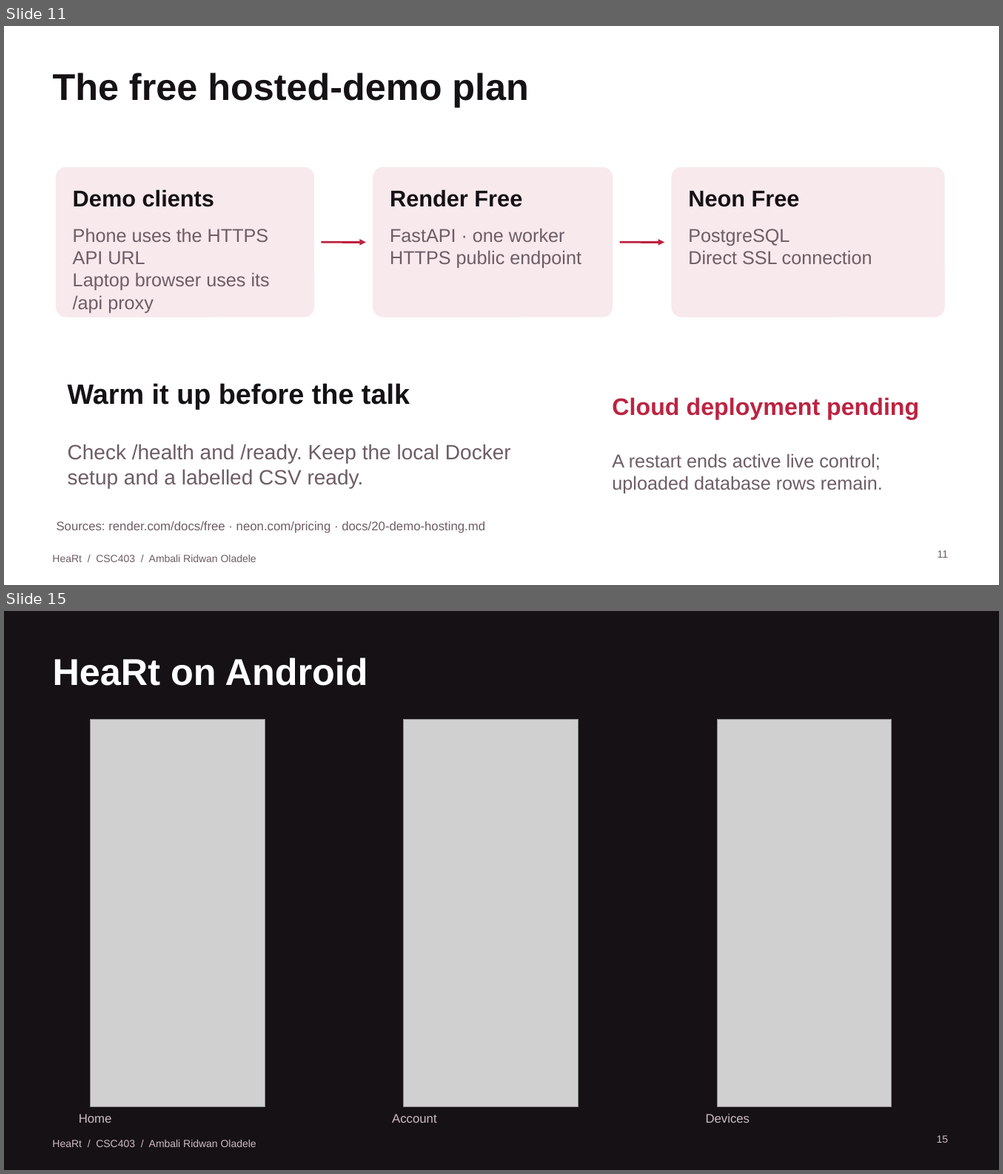
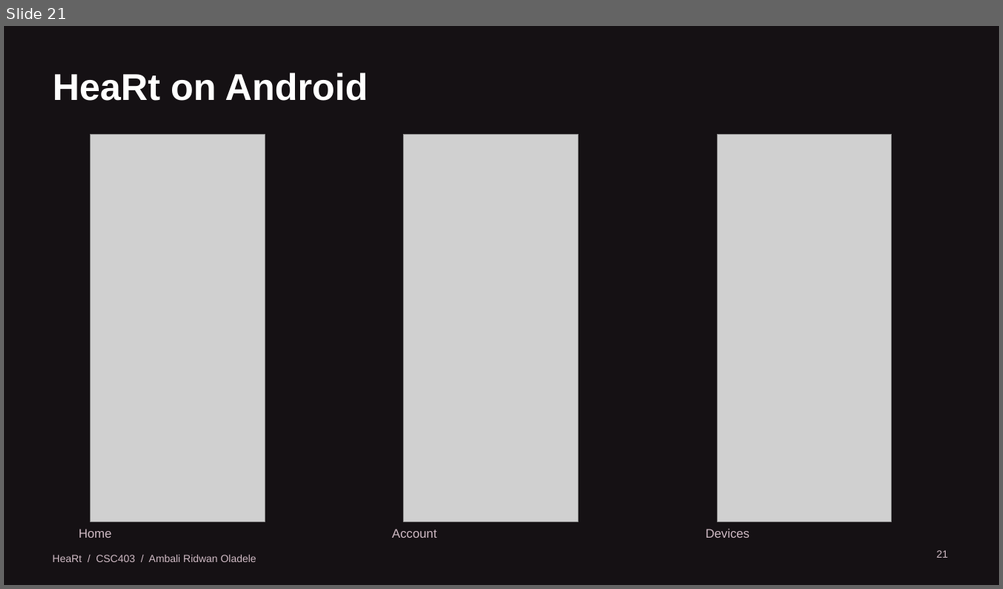
Before and after one commit to iamRed-One/heart-rate-monitor, a slide deck: docs/presentation/HeaRt-Project-Demonstration.pptx. Shown one above the other, each under a label of ours: slides 11 and 15 before the commit, slide 21 after it; the slides between them are not shown. The pictures are 1003x1174 and 1003x589 pixels, drawn with LibreOffice and Linux fonts; fonts in the diff are those of the drawing; grey boxes stand for pictures. Boxes give left, top, right and bottom in pixels: in the first picture for what was removed or moved away, otherwise in the second. Text is boxed around its words. In the diff, an @@ line names an element or a change of style, - is before the commit and + after.

```diff
--- a/docs/presentation/HeaRt-Project-Demonstration.pptx
+++ b/docs/presentation/HeaRt-Project-Demonstration.pptx
@@ slide 11 removed at <box>4,26,999,585</box>, background #FFFFFF @@
@@ title removed at <box>53,73,528,107</box> @@
-The free hosted-demo plan
@@ rounded rectangle removed at <box>57,168,313,317</box> @@
@@ rounded rectangle removed at <box>373,168,612,317</box> @@
@@ rounded rectangle removed at <box>671,168,944,317</box> @@
@@ text removed at <box>73,190,214,207</box> @@
-Demo clients
@@ text removed at <box>390,190,522,207</box> @@
-Render Free
@@ text removed at <box>688,190,800,207</box> @@
-Neon Free
@@ text removed at <box>73,229,270,313</box> @@
-Phone uses the HTTPS API URL
-Laptop browser uses its /api proxy
@@ arrow removed from (321, 242) to (366, 242) @@
@@ text removed at <box>390,229,581,268</box> @@
-FastAPI · one worker
-HTTPS public endpoint
@@ arrow removed from (620, 242) to (664, 242) @@
@@ text removed at <box>688,229,872,264</box> @@
-PostgreSQL
-Direct SSL connection
@@ text removed at <box>68,383,410,409</box> @@
-Warm it up before the talk
@@ text removed at <box>612,397,919,420</box> @@
-Cloud deployment pending
@@ text removed at <box>68,444,511,488</box> @@
-Check /health and /ready. Keep the local Docker setup and a labelled CSV ready.
@@ text removed at <box>612,454,882,494</box> @@
-A restart ends active live control; uploaded database rows remain.
@@ text removed at <box>57,522,485,534</box> @@
-Sources: render.com/docs/free · neon.com/pricing · docs/20-demo-hosting.md
@@ text removed at <box>52,555,256,562</box> @@
-HeaRt / CSC403 / Ambali Ridwan Oladele
@@ page number removed at <box>937,551,948,558</box> @@
-11
@@ what was slide 15 is now slide 21 @@
@@ page number at <box>936,551,948,558</box>: text changed @@
-15
+21
```
Also in this commit, not shown: 2 slides changed, 19 slides added, 12 other slides removed, 10 other files.
